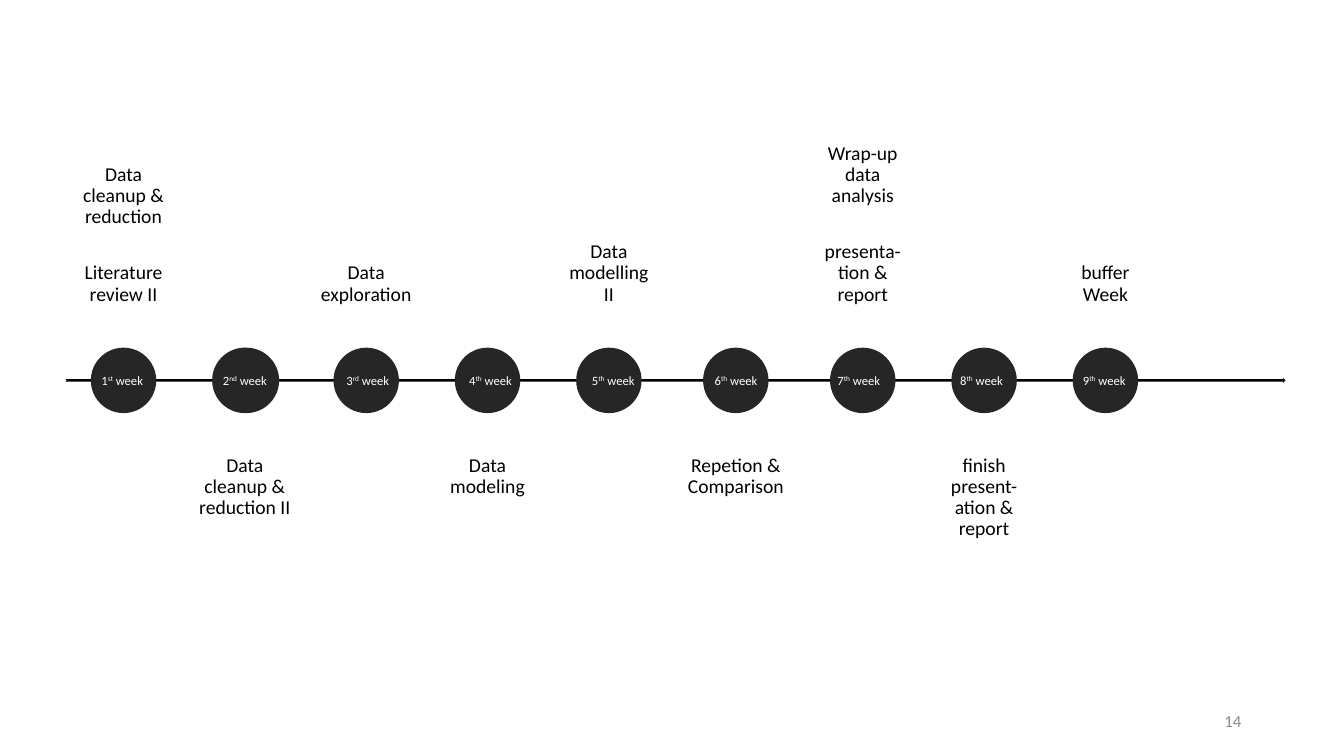
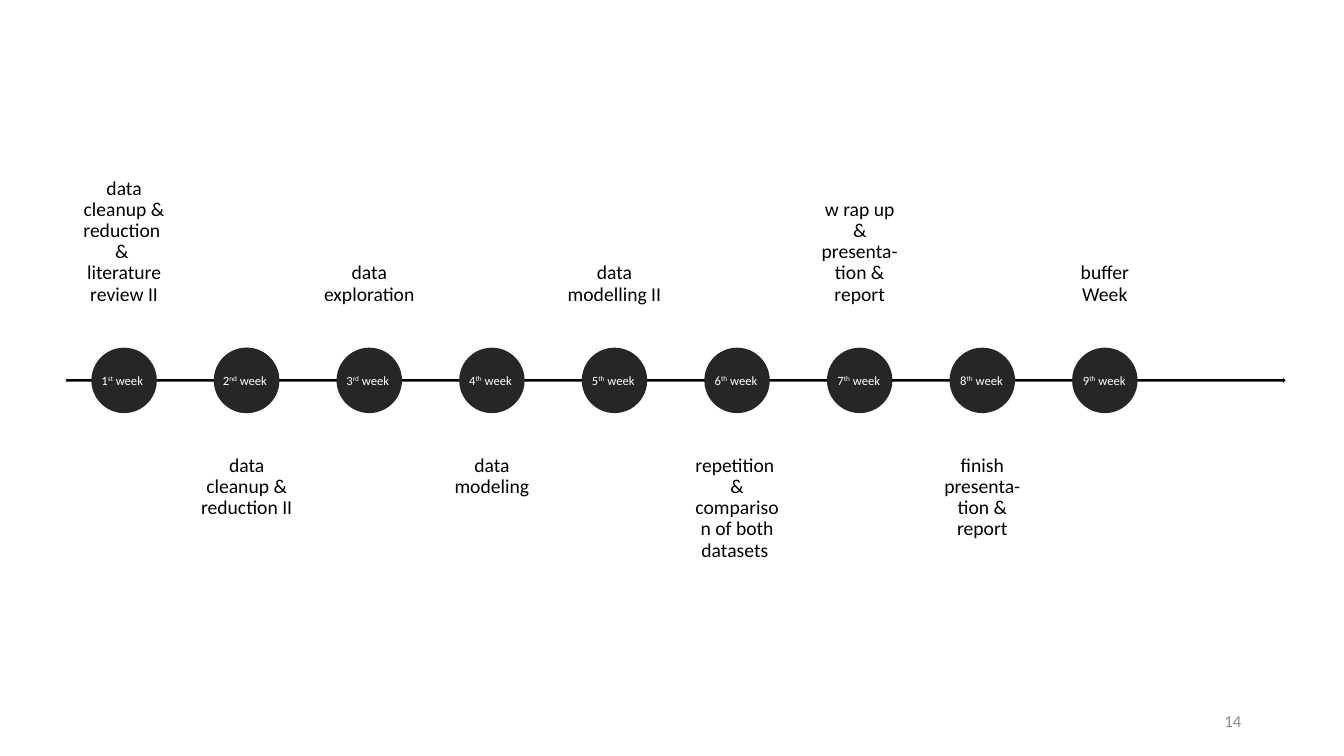
Before and after one commit to datascience-mobi-2022/2022-topic-03-team-05, a slide deck: slide 14 of Project Proposal_temporary draft.pptx. Drawn at 1344x756 pixels with LibreOffice and Linux fonts; fonts in the diff are those of the drawing. Boxes give left, top, right and bottom in pixels: in the first picture for what was removed or moved away, otherwise in the second. Text is boxed around its words. In the diff, an @@ line names an element or a change of style, - is before the commit and + after.

```diff
--- a/Project Proposal_temporary draft.pptx
+++ b/Project Proposal_temporary draft.pptx
@@ text at [83, 181, 161, 301]: text changed @@
-Data cleanup & reduction
-Literature review II
+data cleanup & reduction & literature review II
@@ text at [822, 206, 898, 304]: text changed @@
-Wrap-up data analysis
-presenta-tion & report
+w rap up & presenta-tion & report
@@ text at [324, 265, 414, 304]: text changed @@
-Data exploration
+data exploration
@@ text at [568, 265, 661, 305]: text changed @@
-Data modelling II
+data modelling II
@@ ellipse: place and size @@
-ellipse at [456, 349, 520, 413]
+ellipse at [460, 349, 524, 413]
@@ ellipse: place and size @@
-ellipse at [577, 349, 641, 413]
+ellipse at [583, 349, 647, 413]
@@ text at [201, 458, 292, 514]: text changed @@
-Data cleanup & reduction II
+data cleanup & reduction II
@@ text at [455, 458, 530, 497]: text changed @@
-Data modeling
+data modeling
@@ text at [695, 458, 774, 557]: text changed @@
-Repetion & Comparison
+repetition & comparison of both datasets
@@ text at [944, 458, 1020, 538]: text changed @@
-finish present-ation & report
+finish presenta-tion & report
```
Also in this commit, not shown: 18 other slides changed.
